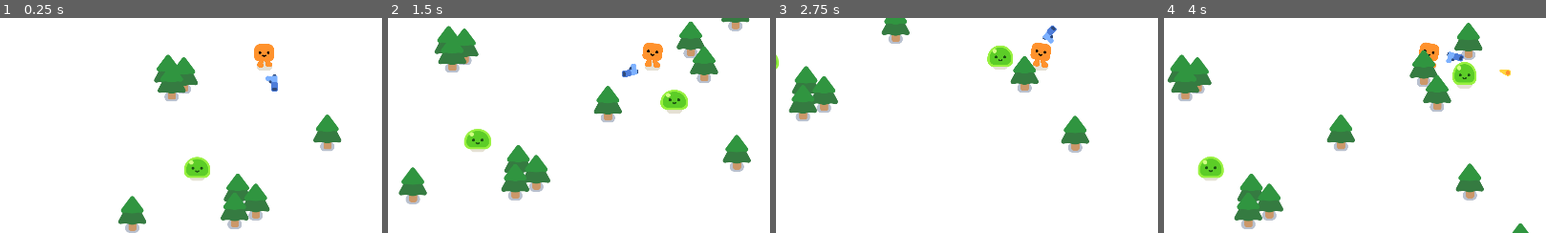
Above: before the commit, frames 1-4 (left to right).
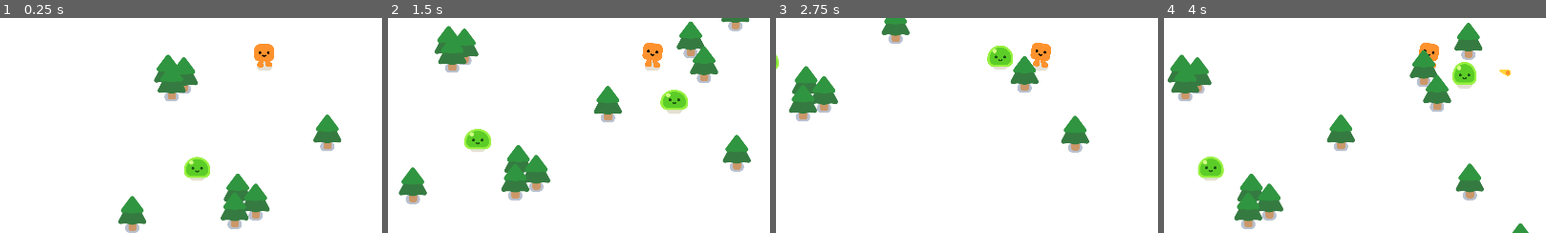
Above: after the commit, the same moments.

Repository: Arfitale/Vampire-2D-Shooter
Game: Godot game, scene res://game.tscn
The game is run twice, just before and just after one commit, with the same random seed, the same clock (stepped at 60 frames per second) and the same inputs.
Inputs (mouse positions are % of the whole screen's width and height, from its top left):
- Up to frame 1 (0.25 s): no input
- Up to frame 2 (1.5 s): tap Enter at 0.5 s; move the mouse to (72, 45) at 0.52 s; press the mouse at (72, 45) at 0.53 s; hold D (move_right) 0.53-1.28 s; move the mouse to (30, 55) at 1.27 s; release the mouse at (30, 55) at 1.28 s; hold S (move_down) from 1.28 s (still down); click (30, 55) at 1.35 s
- Up to frame 3 (2.75 s): move the mouse to (60, 28) at 2.02 s; release S (move_down) at 2.03 s; press the mouse at (60, 28) at 2.03 s; hold D (move_right) from 2.03 s (still down)
- Up to frame 4 (4 s): move the mouse to (45, 70) at 2.77 s; release D (move_right) at 2.78 s; release the mouse at (45, 70) at 2.78 s; hold W (move_up) 2.78-3.53 s; click (45, 70) at 2.85 s; move the mouse to (80, 65) at 3.52 s; press the mouse at (80, 65) at 3.53 s; hold A (move_left) from 3.53 s (still down)
The pictures show only the part of the screen within x 15-65%, y 39-89%; the shares and areas given below are measured in that part.

The runs differ from the first frame. In frame 1, 0.2% of the frame differs, in the area x 69-73%, y 26-35%; in frame 2, 0.2%; in frame 3, 0.2%; in frame 4, 0.2%.

Commit message:
add hurt effect to player

Diff:
--- a/characters/player.tscn
+++ b/characters/player.tscn
@@ -6,6 +6,43 @@
 
 [sub_resource type="CircleShape2D" id="CircleShape2D_3eadt"]
 radius = 26.0
+
+[sub_resource type="Animation" id="Animation_tory2"]
+resource_name = "hurt"
+step = 0.05
+tracks/0/type = "value"
+tracks/0/imported = false
+tracks/0/enabled = true
+tracks/0/path = NodePath("HappyBoo:visible")
+tracks/0/interp = 1
+tracks/0/loop_wrap = true
+tracks/0/keys = {
+"times": PackedFloat32Array(0, 0.05, 0.1, 0.15, 0.2, 0.25, 0.3, 0.35, 0.4, 0.45, 0.5, 0.6, 0.7, 0.8),
+"transitions": PackedFloat32Array(1, 1, 1, 1, 1, 1, 1, 1, 1, 1, 1, 1, 1, 1),
+"update": 1,
+"values": [true, false, true, true, false, true, false, true, false, true, false, true, false, true]
+}
+
+[sub_resource type="Animation" id="Animation_x0jl3"]
+length = 0.001
+tracks/0/type = "value"
+tracks/0/imported = false
+tracks/0/enabled = true
+tracks/0/path = NodePath("HappyBoo:visible")
+tracks/0/interp = 1
+tracks/0/loop_wrap = true
+tracks/0/keys = {
+"times": PackedFloat32Array(0),
+"transitions": PackedFloat32Array(1),
+"update": 1,
+"values": [true]
+}
+
+[sub_resource type="AnimationLibrary" id="AnimationLibrary_evndh"]
+_data = {
+&"RESET": SubResource("Animation_x0jl3"),
+&"hurt": SubResource("Animation_tory2")
+}
 
 [node name="Player" type="CharacterBody2D" groups=["Player"]]
 collision_layer = 2
@@ -20,7 +57,13 @@
 zoom = Vector2(0.6, 0.6)
 
 [node name="Gun" parent="." instance=ExtResource("3_tory2")]
+visible = false
 position = Vector2(1.15484e-07, -30.999998)
+
+[node name="EffectAnimationPlayer" type="AnimationPlayer" parent="."]
+libraries = {
+&"": SubResource("AnimationLibrary_evndh")
+}
 
 [connection signal="body_entered" from="Gun" to="Gun" method="_on_body_entered"]
 [connection signal="body_exited" from="Gun" to="Gun" method="_on_body_exited"]
Not shown: 1 places in characters/player.tscn that only renumber resources
